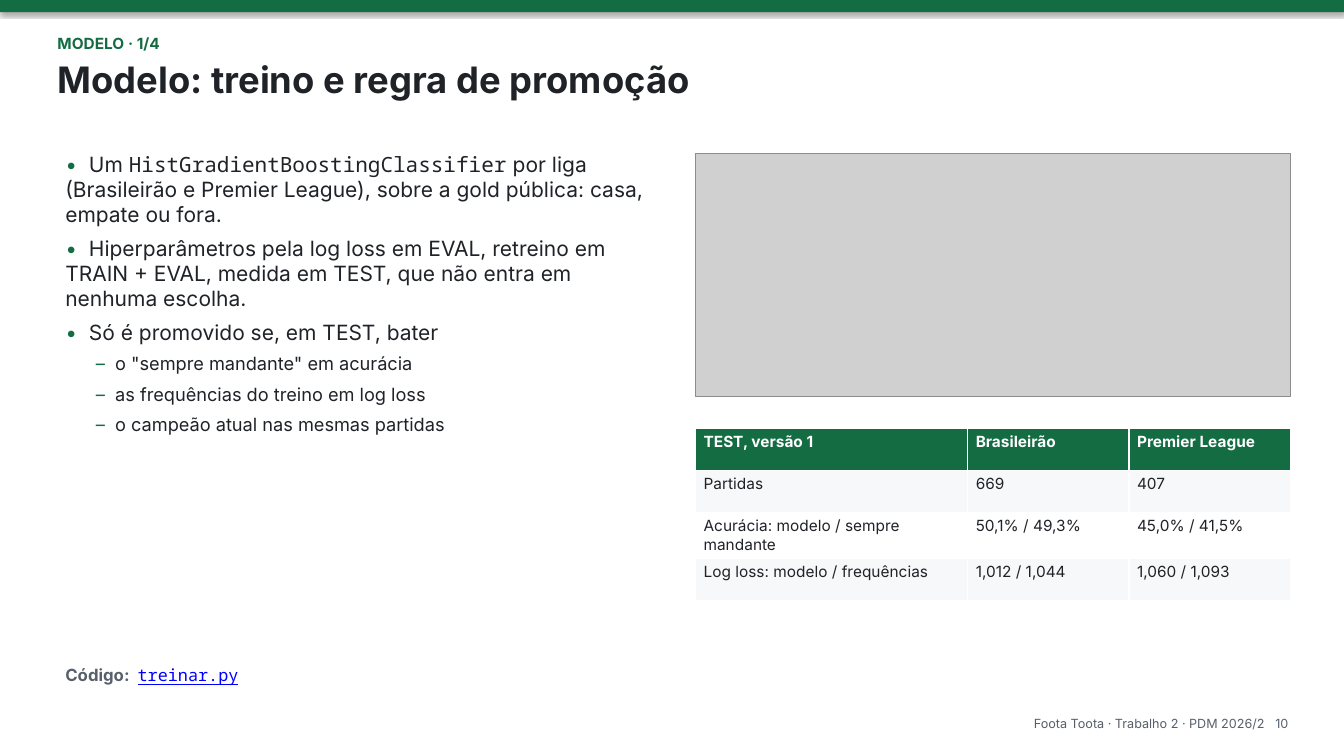
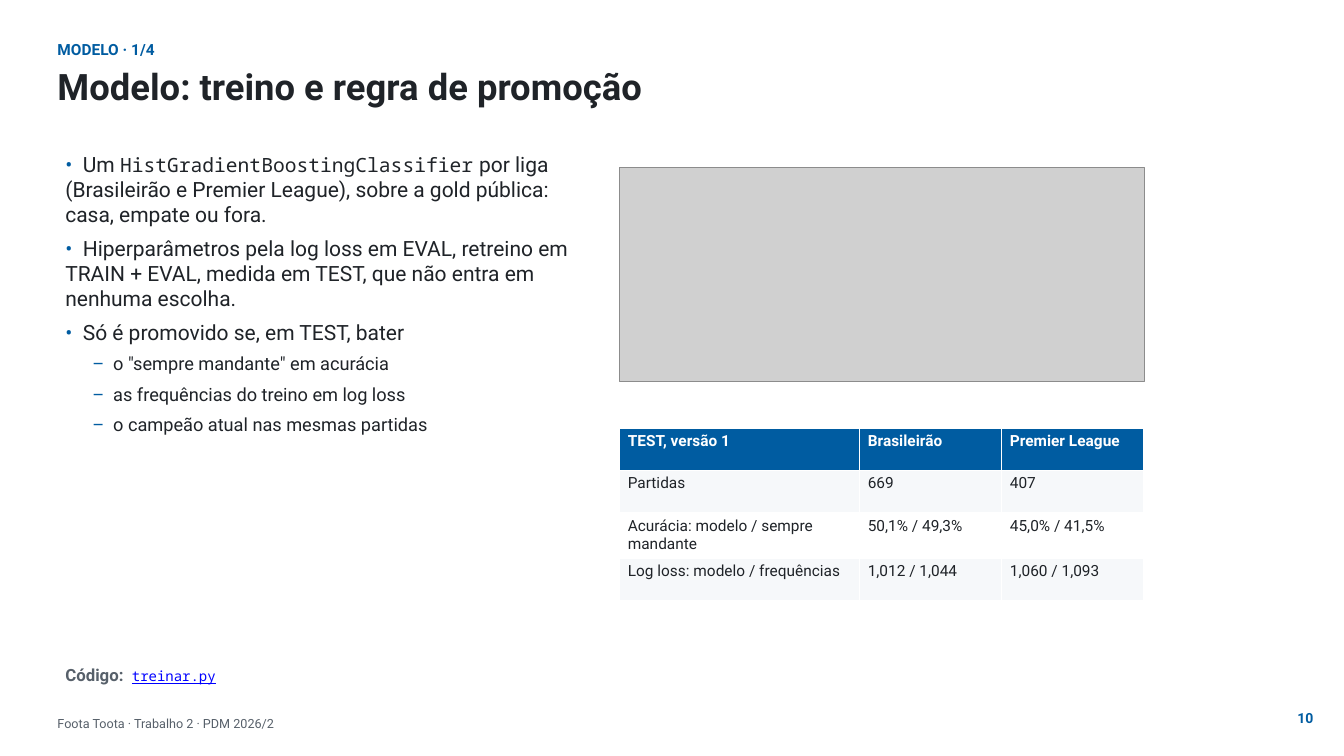
Before and after one commit to phael-exe/foota-toota, a slide deck: slide 10 of docs/apresentacao/trabalho2.pptx. Drawn at 1344x756 pixels with LibreOffice and Linux fonts; fonts in the diff are those of the drawing; grey boxes stand for pictures; background and template pictures are left out. Boxes give left, top, right and bottom in pixels: in the first picture for what was removed or moved away, otherwise in the second. Text is boxed around its words. In the diff, an @@ line names an element or a change of style, - is before the commit and + after.

```diff
--- a/docs/apresentacao/trabalho2.pptx
+++ b/docs/apresentacao/trabalho2.pptx
@@ rectangle removed at box(0, 0, 1344, 12) @@
@@ text "MODELO · 1/4" at box(57, 44, 154, 56): font Inter to Roboto, text colour #146C43 to #005CA1 @@
@@ text "Modelo: treino e regra de ...": place and size @@
-text "Modelo: treino e regra de ..." at box(57, 65, 690, 101)
+text "Modelo: treino e regra de ..." at box(57, 72, 642, 109)
@@ text "Modelo: treino e regra de ..." at box(57, 72, 642, 109): font Inter to Roboto @@
@@ text "• Um HistGradientBoostingClassifier por liga ..." at box(65, 156, 567, 435): size 15 to 14 pt in "HistGradientBoostingClassifier"; font Inter to Roboto; text colour #146C43 to #005CA1 in "•", "•", "•", "–" and 2 more places @@
@@ picture: place and size @@
-picture at box(696, 153, 1291, 396)
+picture at box(620, 167, 1144, 382)
@@ table at box(620, 429, 1144, 598) @@
@@ fill #146C43 to #005CA1 in row 1 @@
@@ font Inter to Roboto @@
@@ table: place and size @@
-table at box(696, 429, 1291, 598)
+table at box(620, 429, 1144, 598)
@@ text "Código: treinar.py" at box(65, 668, 216, 685): size 12 to 10 pt in "treinar.py"; font Inter to Roboto in "Código:" @@
@@ text at box(57, 718, 274, 729): text changed; font Inter to Roboto @@
-Foota Toota · Trabalho 2 · PDM 2026/2 10
+Foota Toota · Trabalho 2 · PDM 2026/2
@@ text added at box(1297, 713, 1313, 723), 10 pt, text #005CA1, bold @@
+10
```
Also in this commit, not shown: 16 other slides changed, 1 slide added, 4 other files.
